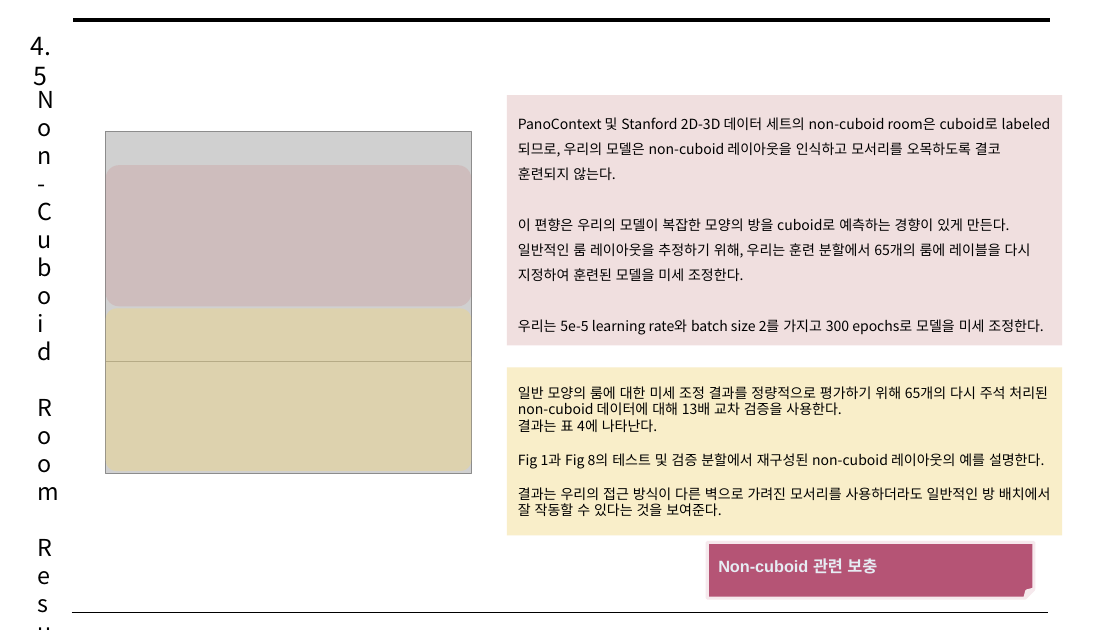
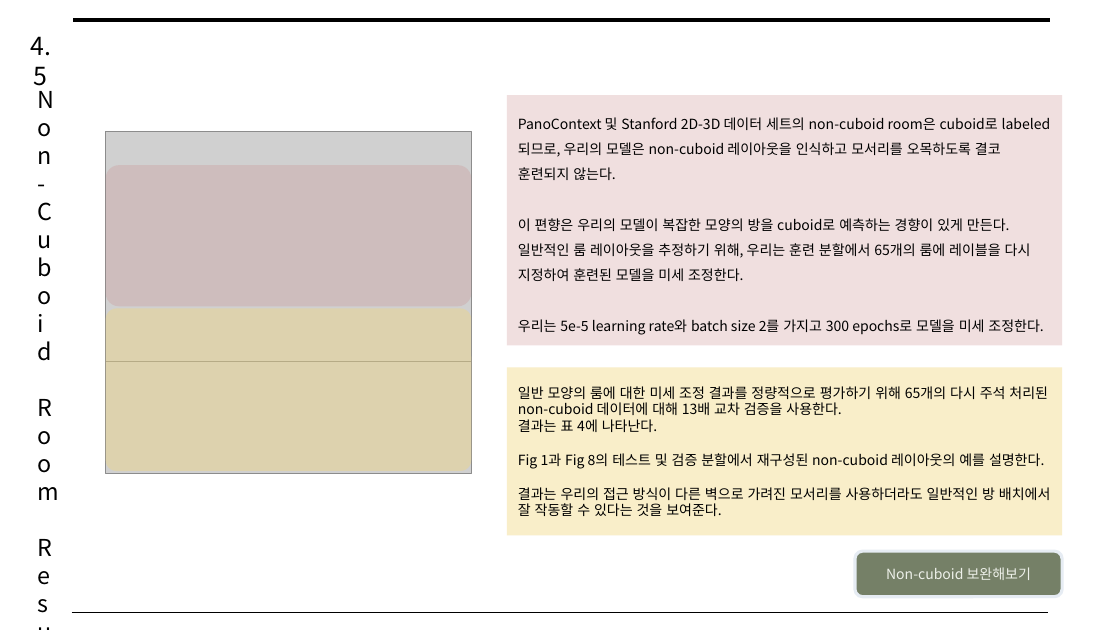
Before and after one commit to arittung/3D_Room_Layout_estimation, a slide deck: slide 13 of 관련 자료/HorizonNet 논문 해석.pptx. Drawn at 1120x630 pixels with LibreOffice and Linux fonts; fonts in the diff are those of the drawing; grey boxes stand for pictures. Boxes give left, top, right and bottom in pixels: in the first picture for what was removed or moved away, otherwise in the second. Text is boxed around its words. In the diff, an @@ line names an element or a change of style, - is before the commit and + after.

```diff
--- a/관련 자료/HorizonNet 논문 해석.pptx
+++ b/관련 자료/HorizonNet 논문 해석.pptx
@@ folded corner removed at [708, 542, 1035, 598] @@
-Non-cuboid 관련 보충
@@ rounded rectangle added at [855, 551, 1062, 597], fill #536142 at 80% opacity, outline #E6ECF3 2 pt, 9 pt, text #EDF0E9 @@
+Non-cuboid 보완해보기
```
Also in this commit, not shown: 4 other slides changed, 3 other files.
